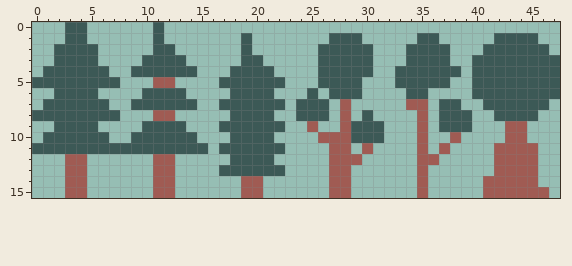
Edited in one commit: pixel-art file (asset_src/graphics/overworld/biomes/glade/glade_trees.ase). The picture above was drawn from the file before the commit.
48x16 pixels, 1 frame.
Now the later version:
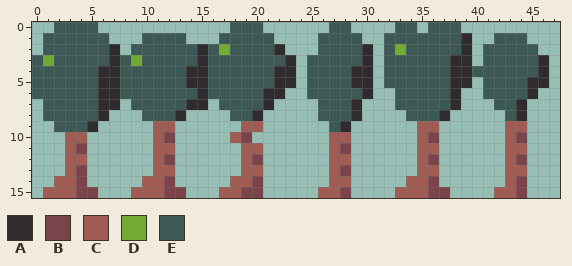
Palette (. is transparent): A #302c2e  B #7a444a  C #a05b53  D #71aa34  E #3c5956
Diff:
Changed rows in their new state; - is an unchanged pixel.
first column x 0:
 0 --E--E-----.------EEE------EE----EE-EEE---------
 1 -EE--EE---E-EE---EE-EE----E-----EEE--EEA-----.--
 2 -E----EA-EE--EEAEDE-EEA-------A-ED----EA------.-
 3 ED----EAED----EAEEE--EEA-E----A-EE----AA.-----A.
 4 E-----AAE-----AAEE----AA-E---AA-E-----AA------A.
 5 ------AAEEEEEEAAE-----AA-E---AA-E-----AA.----AA.
 6 EE----AAEE----EAEE---AA---E---A--E--EEA-.----A..
 7 ------AA------AA-----A.-..-EEA---EEEE-A--.--A..-
 8 .-----A.--EEEA------A.--..-EEA.---EEEA..--.-A.--
 9 -----A----.CC.---..CC..--.-EA...----C...--------
10 -..CC..--..CB..---CB..----.--...----B-.-----B---
11 ...CB......CC...-..CC..-----B-.-----C.----.--.--
12 ------------B-----.CB.-------.------B-----.-B.--
13 ----B------------..CC..-----B-------C-----.--.--
14 --C-B-----C-B-----C-B-------------C-B----..-B.--
15 -CC-BB---CC-BB---CCBB-----C-B----CC-BB---.--B..-
Where, in picture pixels (left, top, right, bottom), the same in both pictures:
changed: (32, 22, 560, 198)
